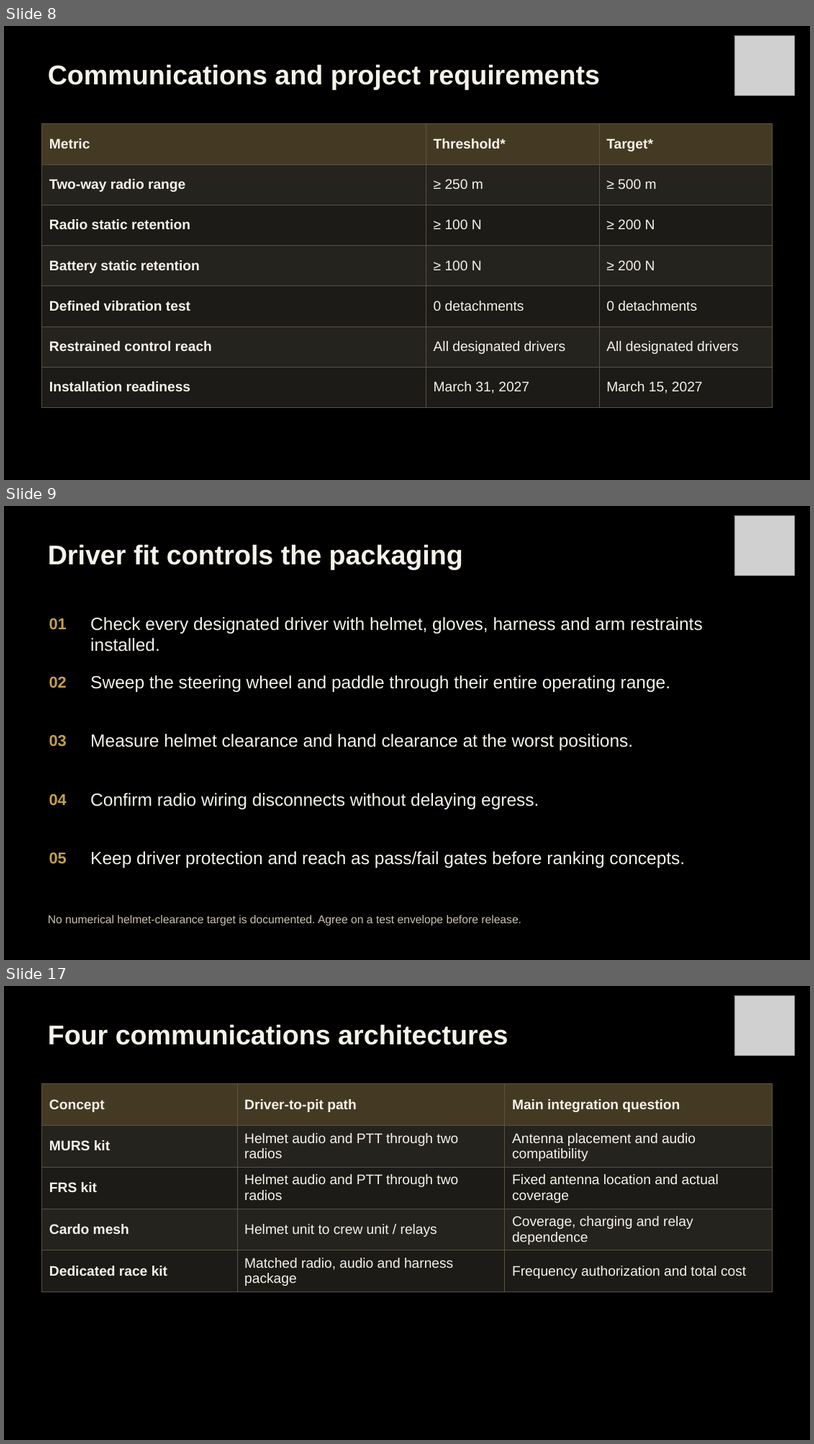
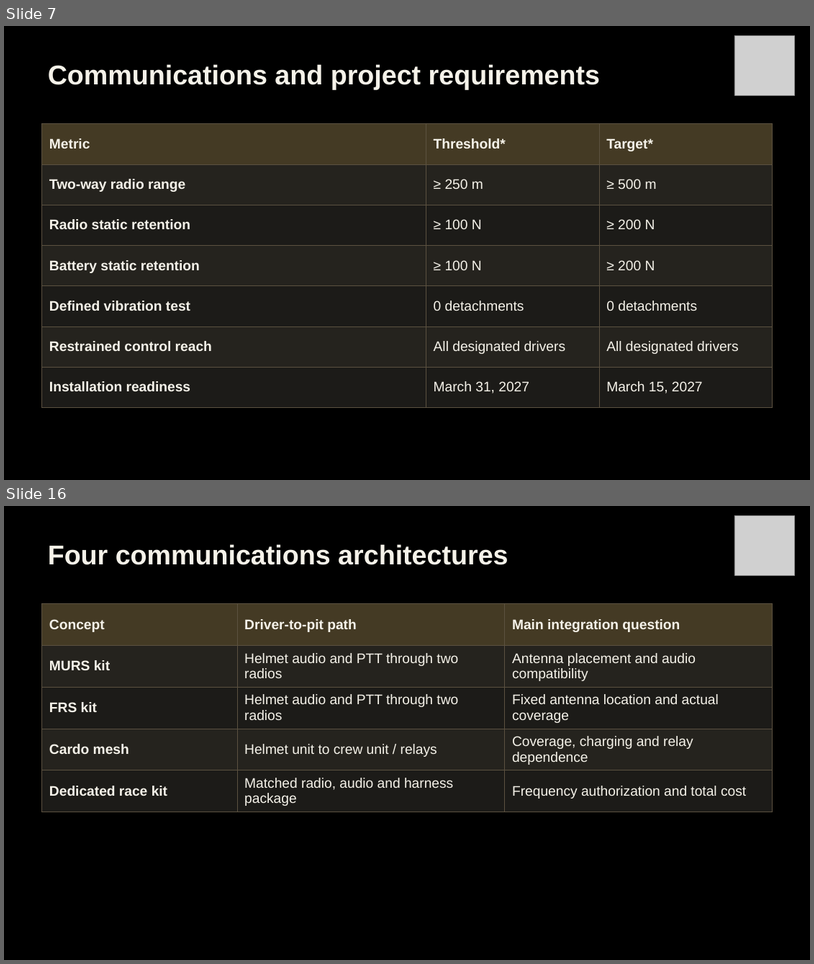
Before and after one commit to Polowater123/Aggie-Baja-Controls-The-A.B.C.-, a slide deck: PDR Draft.pptx. Shown one above the other, each under a label of ours: slides 8, 9 and 17 before the commit, slides 7 and 16 after it; the slides between them are not shown. The pictures are 814x1444 and 814x964 pixels, drawn with LibreOffice and Linux fonts; fonts in the diff are those of the drawing; grey boxes stand for pictures. Boxes give left, top, right and bottom in pixels: in the first picture for what was removed or moved away, otherwise in the second. Text is boxed around its words. In the diff, an @@ line names an element or a change of style, - is before the commit and + after.

Commit message:
Update PDR draft presentation
Revise the preliminary design review slide deck.

```diff
--- a/PDR Draft.pptx
+++ b/PDR Draft.pptx
@@ slide 9 removed at (4,506,810,960), background #000000 @@
@@ picture removed at (735,515,795,576) @@
@@ text removed at (48,544,463,569) @@
-Driver fit controls the packaging
@@ text removed at (49,618,67,629) @@
-01
@@ text removed at (90,617,703,651) @@
-Check every designated driver with helmet, gloves, harness and arm restraints installed.
@@ text removed at (49,676,67,687) @@
-02
@@ text removed at (90,675,671,692) @@
-Sweep the steering wheel and paddle through their entire operating range.
@@ text removed at (49,734,67,746) @@
-03
@@ text removed at (90,734,633,750) @@
-Measure helmet clearance and hand clearance at the worst positions.
@@ text removed at (49,794,67,805) @@
-04
@@ text removed at (90,793,539,809) @@
-Confirm radio wiring disconnects without delaying egress.
@@ text removed at (90,851,685,867) @@
-Keep driver protection and reach as pass/fail gates before ranking concepts.
@@ text removed at (49,852,67,863) @@
-05
@@ text removed at (48,914,522,926) @@
-No numerical helmet-clearance target is documented. Agree on a test envelope before release.
@@ what was slide 8 is now slide 7 @@
@@ what was slide 17 is now slide 16 @@
```
Also in this commit, not shown: 8 slides changed, 1 slide added, 5 other slides removed.
